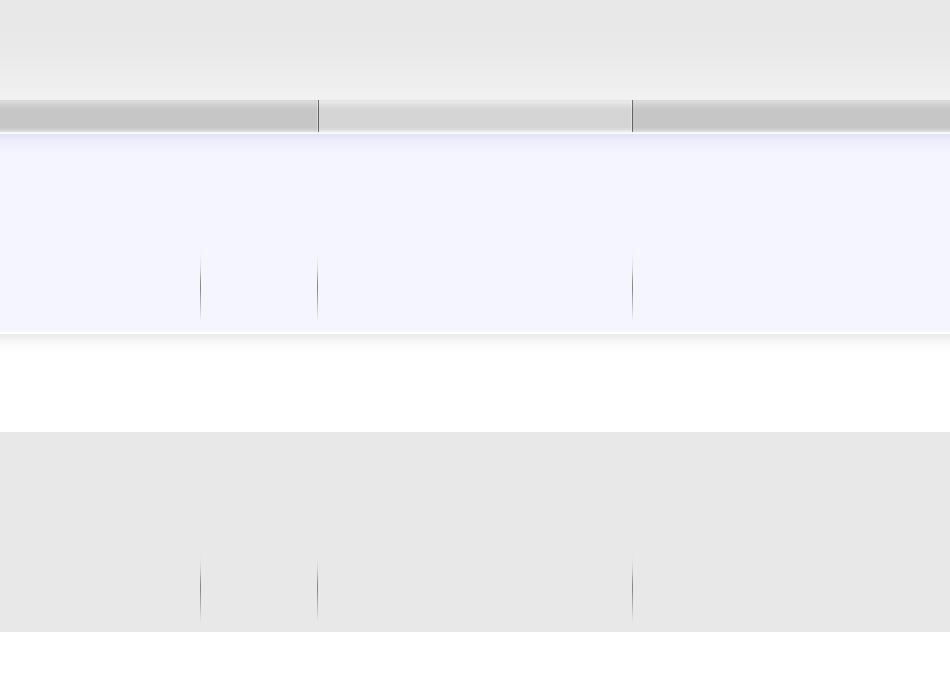
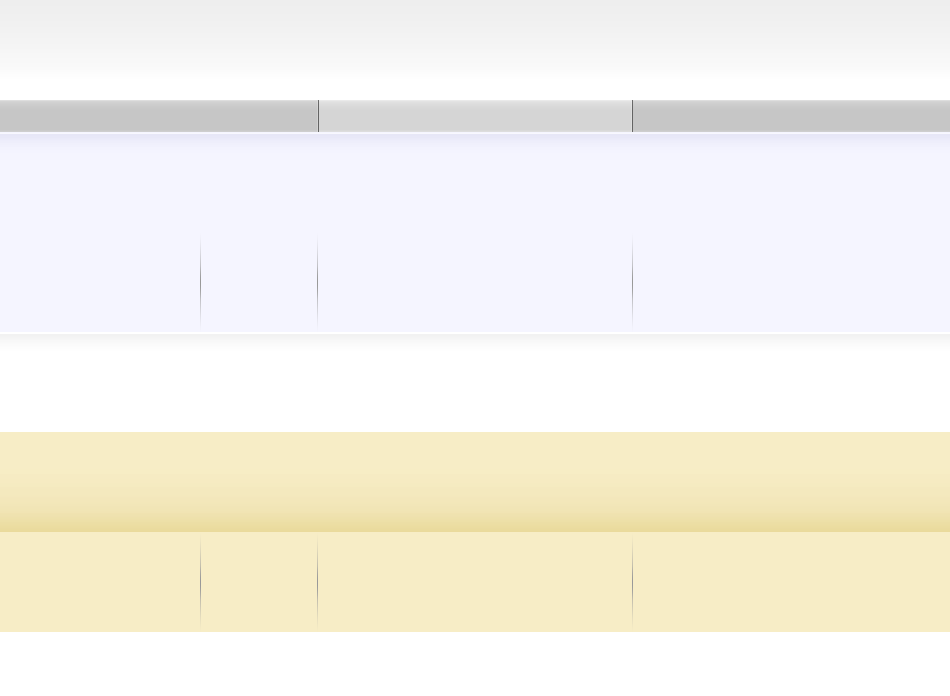
Comparing the layer stacks of the two (950, 696) images. Changes:
painted on "navbar button" over (0, 100, 950, 132)
painted on "header" over (0, 0, 950, 100)
painted on "footer widgets" over (0, 432, 950, 532)
painted on "footer boxes" over (0, 532, 950, 632)
